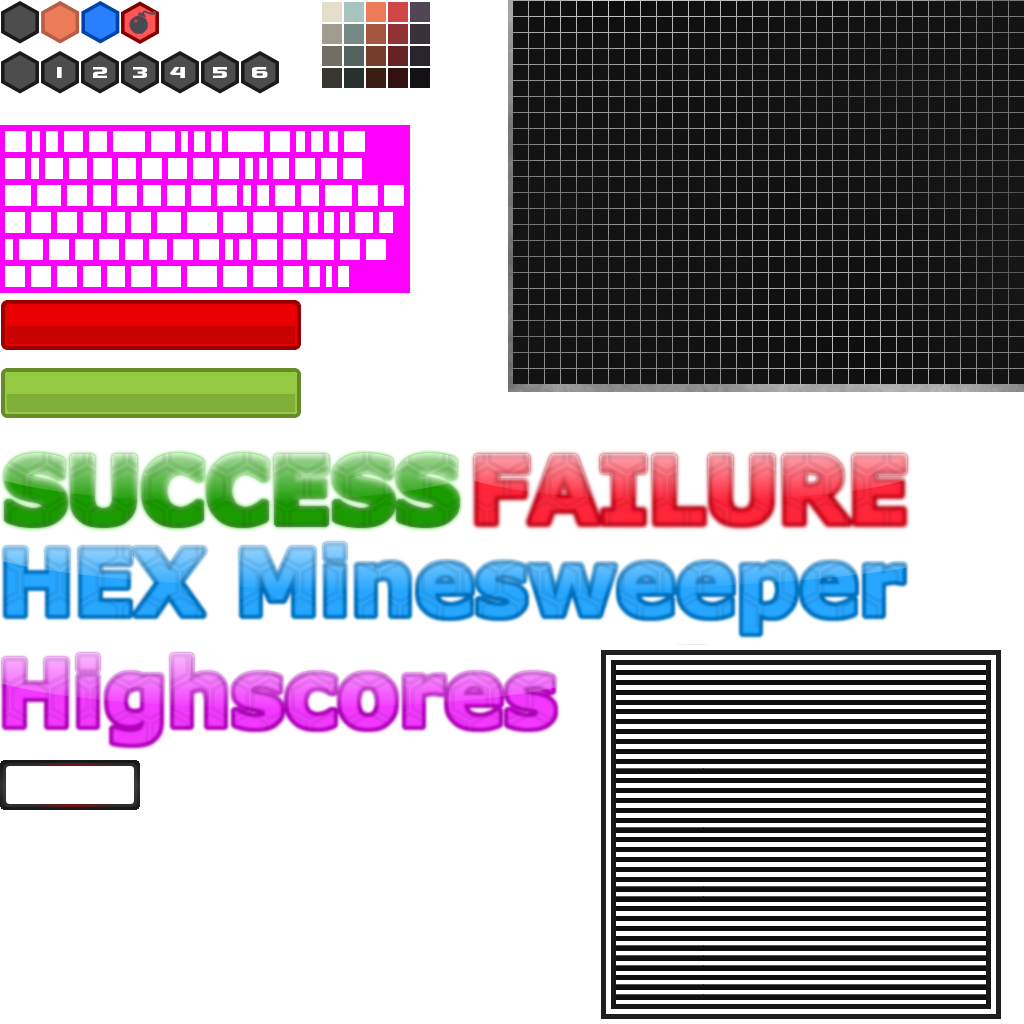
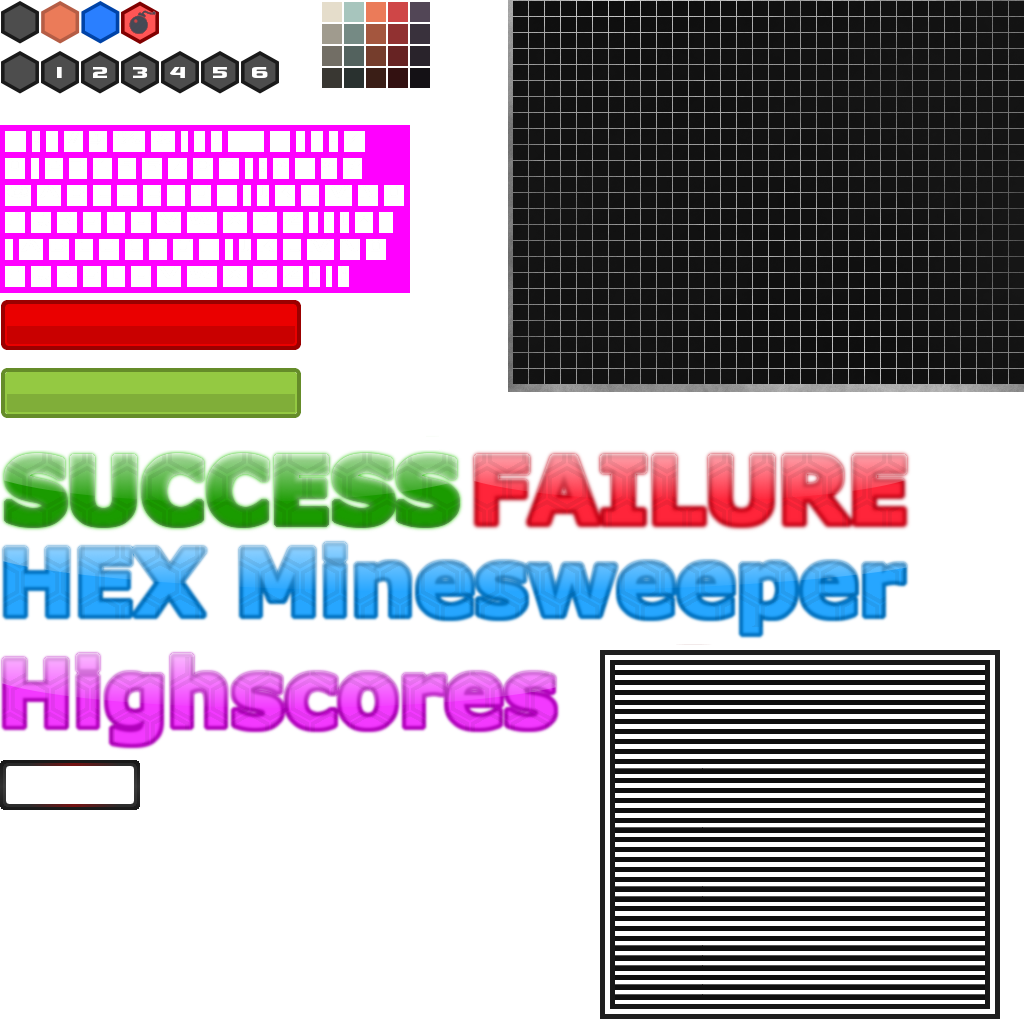
Layer changes from the first w=1024, h=1024 image to the second:
painted on "Ebene #1" over bbox(600, 650, 1001, 1019)
